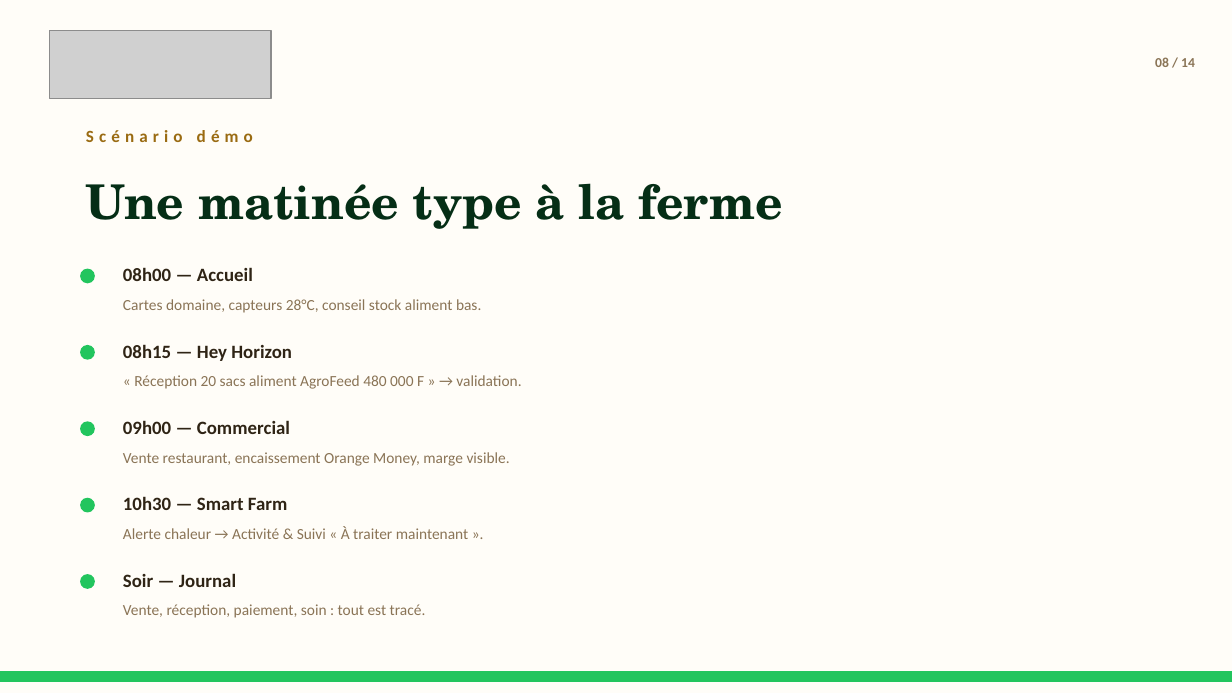
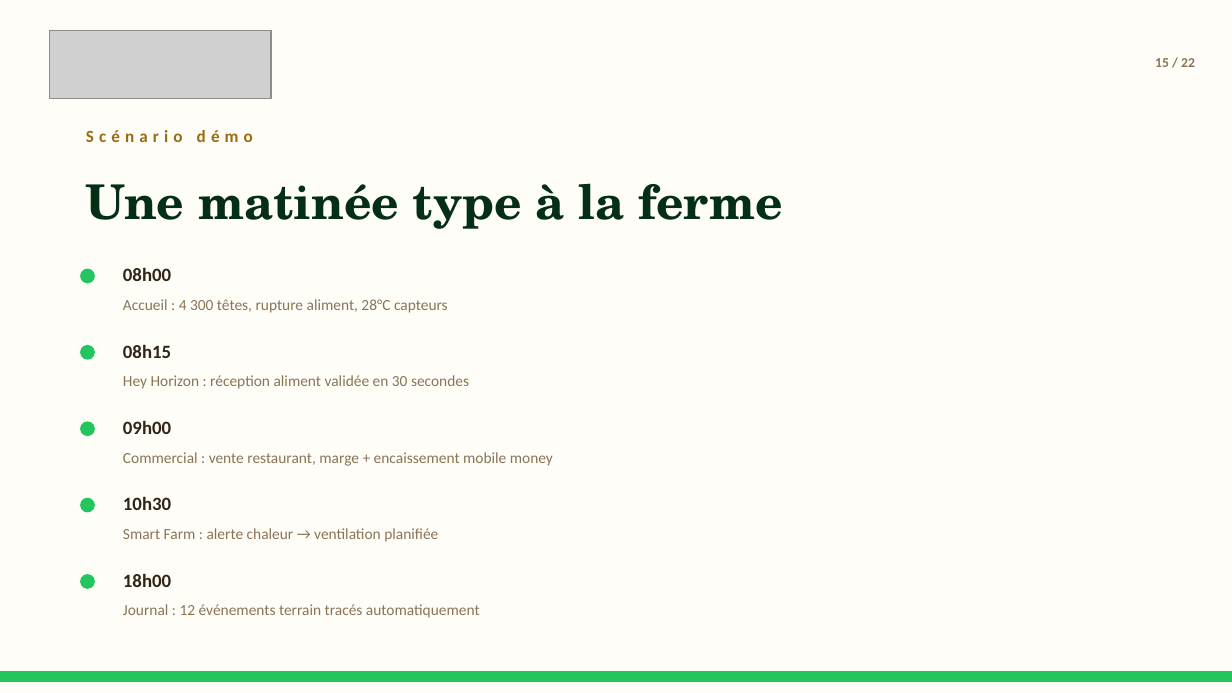
Before and after one commit to PENDATHIAW/horizon-farm, a slide deck: slide 15 of docs/pitch/PITCH_HORIZON_FARM.pptx (slide 8 before the commit). Drawn at 1232x693 pixels with LibreOffice and Linux fonts; fonts in the diff are those of the drawing; grey boxes stand for pictures. Boxes give left, top, right and bottom in pixels: in the first picture for what was removed or moved away, otherwise in the second. Text is boxed around its words. In the diff, an @@ line names an element or a change of style, - is before the commit and + after.

```diff
--- a/docs/pitch/PITCH_HORIZON_FARM.pptx
+++ b/docs/pitch/PITCH_HORIZON_FARM.pptx
@@ text at (x1=1155, y1=58, x2=1195, y2=67): text changed @@
-08 / 14
+15 / 22
@@ text at (x1=123, y1=267, x2=171, y2=281): text changed @@
-08h00 — Accueil
+08h00
@@ text at (x1=123, y1=299, x2=448, y2=313): text changed @@
-Cartes domaine, capteurs 28°C, conseil stock aliment bas.
+Accueil : 4 300 têtes, rupture aliment, 28°C capteurs
@@ text at (x1=123, y1=344, x2=171, y2=358): text changed @@
-08h15 — Hey Horizon
+08h15
@@ text at (x1=123, y1=375, x2=469, y2=389): text changed @@
-« Réception 20 sacs aliment AgroFeed 480 000 F » → validation.
+Hey Horizon : réception aliment validée en 30 secondes
@@ text at (x1=123, y1=420, x2=171, y2=434): text changed @@
-09h00 — Commercial
+09h00
@@ text at (x1=123, y1=452, x2=553, y2=466): text changed @@
-Vente restaurant, encaissement Orange Money, marge visible.
+Commercial : vente restaurant, marge + encaissement mobile money
@@ text at (x1=123, y1=496, x2=171, y2=510): text changed @@
-10h30 — Smart Farm
+10h30
@@ text at (x1=123, y1=528, x2=438, y2=542): text changed @@
-Alerte chaleur → Activité & Suivi « À traiter maintenant ».
+Smart Farm : alerte chaleur → ventilation planifiée
@@ text at (x1=123, y1=573, x2=171, y2=587): text changed @@
-Soir — Journal
+18h00
@@ text at (x1=123, y1=604, x2=480, y2=618): text changed @@
-Vente, réception, paiement, soin : tout est tracé.
+Journal : 12 événements terrain tracés automatiquement
```
Also in this commit, not shown: 13 other slides changed, 8 slides added, 14 other files.
